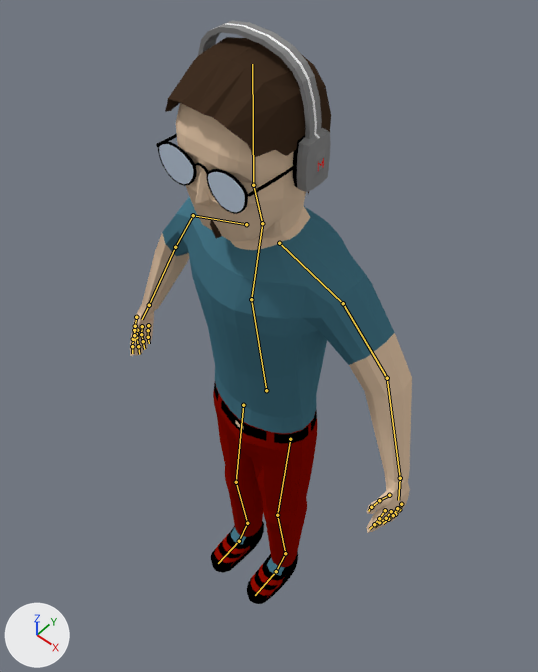
Two versions of the Blender file Mahrocks/Assets/Player/Models/mahrouquinho.blend, one commit apart.
The view is the same before and after, from a 50 mm camera at (7.87, -8.57, 23.38) aimed at (-0.47, 0.88, 9.81). The lights are fixed; the arrows at lower left show +X, +Y and +Z. The bones that bend it are drawn over the model as lines.

Objects in the first picture: 'Glass', 'HeadPhone', 'Player'.
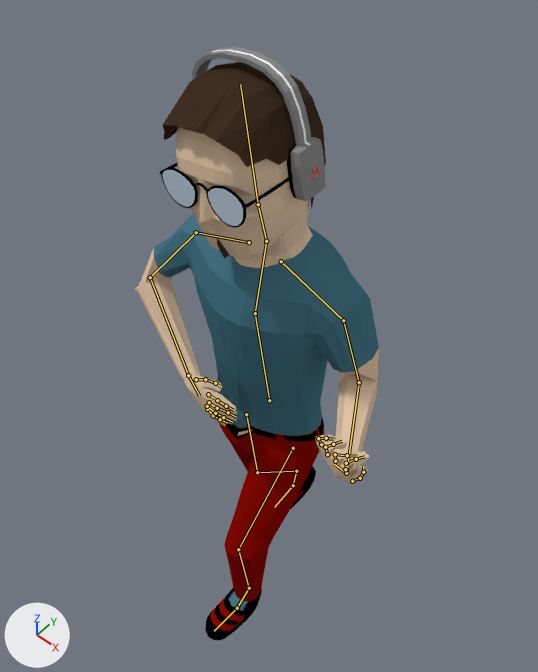
The newer file adds an action. The first version stands in its rest pose; the second is drawn at frame 0 of the action 'OpenScene'.

Where the change shows, as pixel boxes [x1, y1, x2, y2] in the pictures (538 x 672 px):
'Player', posed (14% narrower): before [130, 37, 412, 604]; after [136, 62, 379, 641]
'HeadPhone', posed (10% shorter): before [197, 21, 331, 192]; after [192, 47, 325, 201]
'Glass', posed (17% shorter): before [156, 134, 293, 214]; after [160, 162, 289, 228]
bone 'torso', root to tip: before (266, 390) to (251, 299); after (269, 400) to (255, 313)
bone 'head', root to tip: before (253, 185) to (252, 64); after (258, 204) to (240, 84)
bone 'upper_arm.L', root to tip: before (343, 303) to (387, 378); after (343, 320) to (359, 382)
bone 'lower_arm.L', root to tip: before (387, 378) to (400, 478); after (359, 382) to (346, 473)
bone 'hand.L', root to tip: before (400, 478) to (398, 500); after (346, 473) to (334, 464)
bone 'finger51.L', root to tip: before (399, 509) to (395, 514); after (318, 438) to (326, 438)
bone 'finger41.L', root to tip: before (393, 515) to (388, 519); after (325, 447) to (333, 444)
bone 'finger31.L', root to tip: before (386, 518) to (379, 522); after (335, 454) to (347, 455)
bone 'finger21.L', root to tip: before (379, 518) to (374, 524); after (346, 463) to (356, 459)
bone 'upper_arm.R', root to tip: before (193, 215) to (175, 247); after (196, 232) to (150, 277)
bone 'lower_arm.R', root to tip: before (175, 247) to (149, 305); after (150, 277) to (188, 375)
bone 'Foot.L', root to tip: before (285, 553) to (276, 571); after (249, 588) to (237, 608)
bone 'Foot.R', root to tip: before (247, 523) to (239, 541); after (296, 471) to (293, 485)
bone 'Toes.R', root to tip: before (239, 541) to (218, 563); after (293, 485) to (274, 507)

Patch to the scene script:
```diff
--- a/Mahrocks/Assets/Player/Models/mahrouquinho.blend.py
+++ b/Mahrocks/Assets/Player/Models/mahrouquinho.blend.py
@@ bone_torso @@
 bone_torso = bpy.data.objects['Armature'].pose.bones['torso']
-bone_torso.location = (0.0, 0.0, 0.0)
+bone_torso.location = (0.0, -0.53, 0.04)
@@ bone_head @@
 bone_head = bpy.data.objects['Armature'].pose.bones['head']  # child of 'neck'
-bone_head.location = (0.0, 0.0, 0.0)
-bone_head.rotation_quaternion = (1.0, 0.0, 0.0, 0.0)  # degrees (0, 0, 0)
+bone_head.location = (-2.29, -4.69, 0.3)
+bone_head.rotation_quaternion = (0.996, 0.0, -0.001, 0.084)  # degrees (0, 0, 10)
@@ bone_upper_arm_l @@
 bone_upper_arm_l = bpy.data.objects['Armature'].pose.bones['upper_arm.L']  # child of 'shoulder.L'
-bone_upper_arm_l.location = (0.0, 0.0, 0.0)
-bone_upper_arm_l.rotation_quaternion = (1.0, 0.0, 0.0, 0.0)  # degrees (0, 0, 0)
+bone_upper_arm_l.location = (-1.97, 1.52, -0.36)
+bone_upper_arm_l.rotation_quaternion = (0.982, -0.177, -0.02, 0.057)  # degrees (-21, -1, 7)
@@ bone_lower_arm_l @@
 bone_lower_arm_l = bpy.data.objects['Armature'].pose.bones['lower_arm.L']  # child of 'upper_arm.L'
-bone_lower_arm_l.location = (0.0, 0.0, 0.0)
-bone_lower_arm_l.rotation_quaternion = (1.0, 0.0, 0.0, 0.0)  # degrees (0, 0, 0)
+bone_lower_arm_l.location = (-6.27, 3.12, -4.08)
+bone_lower_arm_l.rotation_quaternion = (0.687, 0.329, -0.206, -0.615)  # degrees (45, 7, -81)
@@ bone_hand_l @@
 bone_hand_l = bpy.data.objects['Armature'].pose.bones['hand.L']  # child of 'lower_arm.L'
-bone_hand_l.rotation_quaternion = (1.0, 0.0, 0.0, 0.0)  # degrees (0, 0, 0)
+bone_hand_l.rotation_quaternion = (0.545, -0.355, -0.689, -0.319)  # degrees (-14, -102, -43)
@@ bone_finger51_l @@
 bone_finger51_l = bpy.data.objects['Armature'].pose.bones['finger51.L']  # child of 'finger50_r'
-bone_finger51_l.rotation_quaternion = (1.0, 0.0, 0.0, 0.0)  # degrees (0, 0, 0)
+bone_finger51_l.rotation_quaternion = (0.468, 0.22, -0.114, -0.848)  # degrees (24, 16, -119)
@@ bone_finger41_l @@
 bone_finger41_l = bpy.data.objects['Armature'].pose.bones['finger41.L']  # child of 'finger40.L'
-bone_finger41_l.rotation_quaternion = (1.0, 0.0, 0.0, 0.0)  # degrees (0, 0, 0)
+bone_finger41_l.rotation_quaternion = (0.603, 0.522, -0.033, -0.603)  # degrees (56, 36, -70)
@@ bone_finger31_l @@
 bone_finger31_l = bpy.data.objects['Armature'].pose.bones['finger31.L']  # child of 'finger30.L'
-bone_finger31_l.rotation_quaternion = (1.0, 0.0, 0.0, 0.0)  # degrees (0, 0, 0)
+bone_finger31_l.rotation_quaternion = (0.556, 0.669, -0.069, -0.489)  # degrees (83, 35, -51)
@@ bone_finger21_l @@
 bone_finger21_l = bpy.data.objects['Armature'].pose.bones['finger21.L']  # child of 'finger20.L'
-bone_finger21_l.rotation_quaternion = (1.0, 0.0, 0.0, 0.0)  # degrees (0, 0, 0)
+bone_finger21_l.rotation_quaternion = (0.58, 0.09, -0.15, -0.795)  # degrees (20, -2, -108)
@@ bone_upper_arm_r @@
 bone_upper_arm_r = bpy.data.objects['Armature'].pose.bones['upper_arm.R']  # child of 'shoulder.R'
-bone_upper_arm_r.rotation_quaternion = (1.0, 0.0, 0.0, 0.0)  # degrees (0, 0, 0)
+bone_upper_arm_r.rotation_quaternion = (0.959, -0.074, 0.15, -0.227)  # degrees (-13, 15, -28)
@@ bone_lower_arm_r @@
 bone_lower_arm_r = bpy.data.objects['Armature'].pose.bones['lower_arm.R']  # child of 'upper_arm.R'
-bone_lower_arm_r.rotation_quaternion = (1.0, 0.0, 0.0, 0.0)  # degrees (0, 0, 0)
+bone_lower_arm_r.rotation_quaternion = (0.722, 0.606, -0.332, 0.046)  # degrees (87, -32, -23)
@@ bone_leg_contro_l @@
 bone_leg_contro_l = bpy.data.objects['Armature'].pose.bones['Leg_contro.L']
-bone_leg_contro_l.location = (0.0, 0.0, 0.0)
-bone_leg_contro_l.rotation_quaternion = (1.0, 0.0, 0.0, 0.0)  # degrees (0, 0, 0)
+bone_leg_contro_l.location = (0.0, 1.96, -0.2)
+bone_leg_contro_l.rotation_quaternion = (0.976, -0.13, 0.0, 0.0)  # degrees (-15, 0, 0)
@@ bone_foot_l @@
 bone_foot_l = bpy.data.objects['Armature'].pose.bones['Foot.L']  # child of 'Leg_contro.L'
-bone_foot_l.rotation_quaternion = (1.0, 0.0, 0.0, 0.0)  # degrees (0, 0, 0)
+bone_foot_l.rotation_quaternion = (0.995, -0.025, 0.0, 0.001)  # degrees (-3, 0, 0)
@@ bone_leg_contro_r @@
 bone_leg_contro_r = bpy.data.objects['Armature'].pose.bones['Leg_contro.R']
-bone_leg_contro_r.location = (0.0, 0.0, 0.0)
-bone_leg_contro_r.rotation_quaternion = (1.0, 0.0, 0.0, 0.0)  # degrees (0, 0, 0)
+bone_leg_contro_r.location = (0.0, -2.07, -0.06)
+bone_leg_contro_r.rotation_quaternion = (0.966, -0.248, 0.0, 0.0)  # degrees (-29, 0, 0)
@@ bone_foot_r @@
 bone_foot_r = bpy.data.objects['Armature'].pose.bones['Foot.R']  # child of 'Leg_contro.R'
-bone_foot_r.rotation_quaternion = (1.0, 0.0, 0.0, 0.0)  # degrees (0, 0, 0)
+bone_foot_r.rotation_quaternion = (0.891, -0.439, 0.0, 0.0)  # degrees (-53, 0, 0)
@@ bone_toes_r @@
 bone_toes_r = bpy.data.objects['Armature'].pose.bones['Toes.R']  # child of 'Foot.R'
-bone_toes_r.rotation_quaternion = (1.0, 0.0, 0.0, 0.0)  # degrees (0, 0, 0)
+bone_toes_r.rotation_quaternion = (0.99, 0.139, 0.0, 0.0)  # degrees (16, 0, 0)
```
